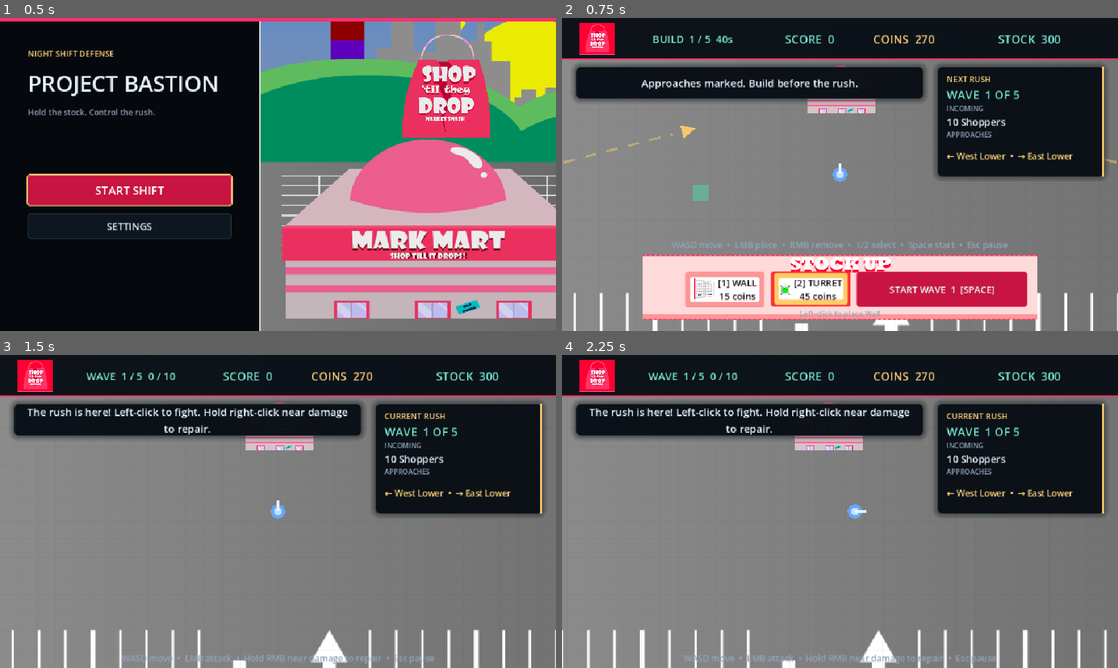
Above: before the commit, frames 1-4 (two rows, left to right).
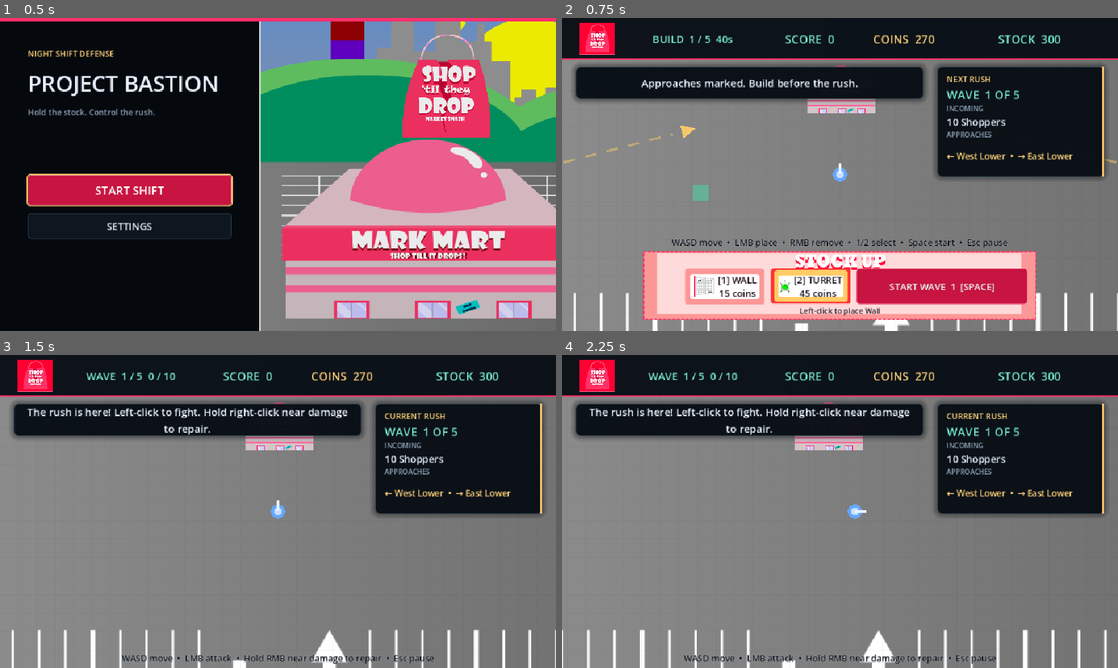
Above: after the commit, the same moments.

Repository: JarredTD/ProjectBastion
Game: Godot game, scene res://scenes/ui/main_menu.tscn
Same seed, same stepped clock (60 frames per second), same inputs: the game is played once before the commit and once after it. Sound files missing from this copy of the repository are replaced by a short silence.
Inputs (mouse positions are in pixels of both pictures, inside the frame that each line leads up to):
- Up to frame 1 (0.5 s): no input
- Up to frame 2 (0.75 s): click "START SHIFT" at 0.5 s
- Up to frame 3 (1.5 s): click "START WAVE 1 [SPACE]" at 1.25 s
- Up to frame 4 (2.25 s): tap Enter at 2 s; move the mouse to (962, 495) at 2.02 s; hold D (move_right) from 2.03 s (still down); tap 1 at 2.1 s; click (962, 495) at 2.17 s

Frame 1 is identical in both runs. In frame 2, 6.5% of the frame differs, in the area x 14-86%, y 70-97%; in frame 3, 0.6%; in frame 4, 0.6%.

Commit message:
fix: improve interface readability

Diff:
--- a/scenes/ui/hud.tscn
+++ b/scenes/ui/hud.tscn
@@ -117,7 +117,7 @@
 anchor_right = 0.5
 anchor_bottom = 1.0
 offset_left = -340.0
-offset_top = -132.0
+offset_top = -138.0
 offset_right = 340.0
 offset_bottom = -18.0
 theme_override_styles/panel = SubResource("StyleBox_build_panel")
@@ -132,7 +132,7 @@
 mouse_filter = 2
 texture = SubResource("AtlasTexture_stock_up")
 expand_mode = 1
-stretch_mode = 6
+stretch_mode = 0
 
 [node name="Content" type="VBoxContainer" parent="Layout/BuildPanel"]
 layout_mode = 1
@@ -142,7 +142,7 @@
 offset_left = 16.0
 offset_top = 30.0
 offset_right = -16.0
-offset_bottom = -4.0
+offset_bottom = -6.0
 grow_horizontal = 2
 grow_vertical = 2
 theme_override_constants/separation = 2
@@ -196,7 +196,7 @@
 unique_name_in_owner = true
 layout_mode = 2
 theme_override_font_sizes/font_size = 13
-theme_type_variation = &"MutedLabel"
+theme_override_colors/font_color = Color(0.16, 0.07, 0.13, 1)
 text = "Move over the arena to pick a spot"
 horizontal_alignment = 1
 vertical_alignment = 1
@@ -338,7 +338,9 @@
 offset_right = -32.0
 offset_bottom = -5.0
 theme_override_font_sizes/font_size = 15
-theme_type_variation = &"MutedLabel"
+theme_override_colors/font_color = Color(0.035, 0.06, 0.085, 1)
+theme_override_colors/font_outline_color = Color(0.92, 0.96, 1, 0.9)
+theme_override_constants/outline_size = 2
 text = "WASD move  •  LMB place  •  RMB remove  •  1/2 select  •  Space start  •  Esc pause"
 horizontal_alignment = 1
 
--- a/scripts/ui/hud.gd
+++ b/scripts/ui/hud.gd
@@ -74,8 +74,9 @@
 	build_hint_label.visible = not enabled
 	build_title.visible = not enabled
 	if enabled:
-		build_panel.offset_left = -320.0
-		build_panel.offset_right = 320.0
+		build_panel.offset_left = -300.0
+		build_panel.offset_top = -114.0
+		build_panel.offset_right = 300.0
 		build_content.offset_left = 8.0
 		build_content.offset_right = -8.0
 		wall_button.custom_minimum_size.x = 120.0
@@ -83,6 +84,7 @@
 		start_wave_button.custom_minimum_size.x = 220.0
 	else:
 		build_panel.offset_left = -340.0
+		build_panel.offset_top = -138.0
 		build_panel.offset_right = 340.0
 		build_content.offset_left = 16.0
 		build_content.offset_right = -16.0
@@ -146,8 +148,8 @@
 	else:
 		start_wave_button.text = "START ENDLESS  %d  [SPACE]" % (state.wave_number - state.objective_wave_count) if state.endless else "START WAVE  %d  [SPACE]" % state.wave_number
 	help_label.text = help_text()
-	help_label.offset_top = -160.0 if state.phase == GameState.Phase.BUILD else -28.0
-	help_label.offset_bottom = -138.0 if state.phase == GameState.Phase.BUILD else -5.0
+	help_label.offset_top = -164.0 if state.phase == GameState.Phase.BUILD else -28.0
+	help_label.offset_bottom = -142.0 if state.phase == GameState.Phase.BUILD else -5.0
 	var finished := state.phase == GameState.Phase.VICTORY or state.phase == GameState.Phase.DEFEAT
 	message_panel.visible = state.message_time > 0.0 and not finished
 	message_label.text = state.message
